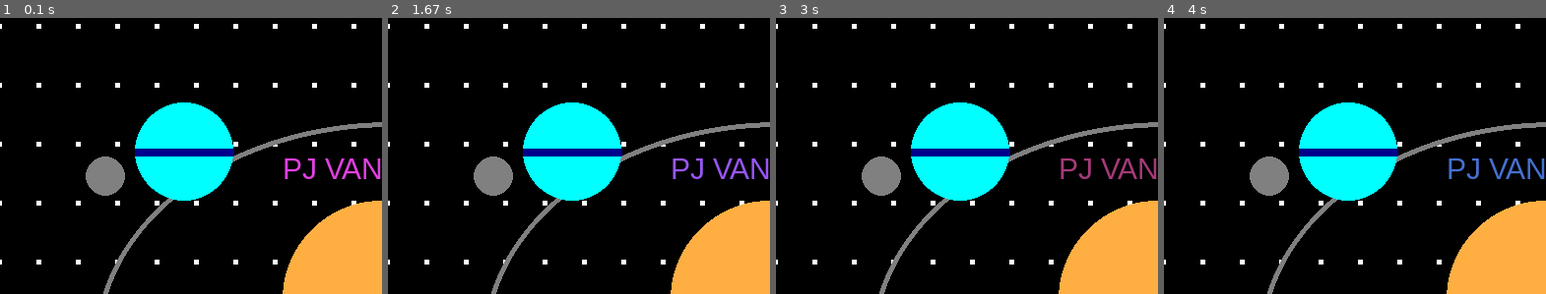
Above: before the commit, frames 1-4 (left to right).
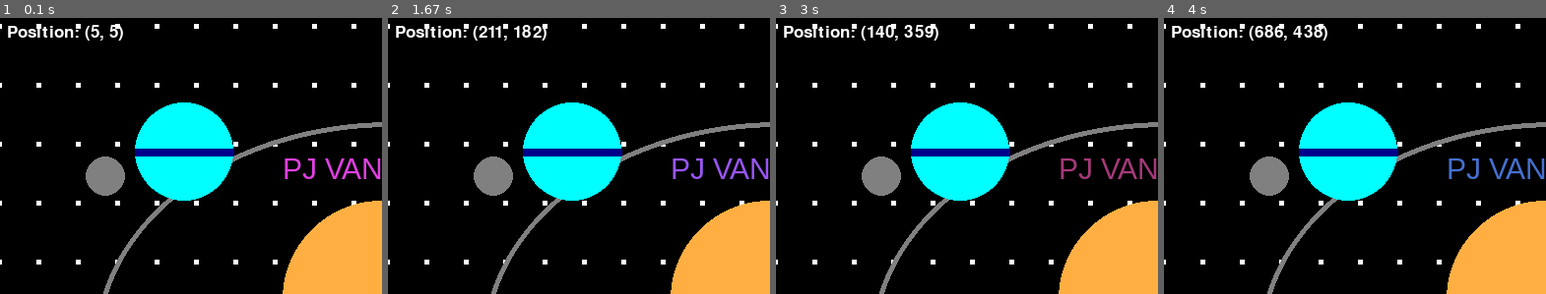
Above: after the commit, the same moments.

Repository: PhilemonVanDussen/pygame-background-scene
Game: pygame game, started from main.py
Two runs of this game, one before a commit and one after it. Both use one fixed random seed, a clock stepped at 60 frames per second and the inputs below.
Inputs (mouse positions are % of the whole screen's width and height, from its top left):
- Up to frame 1 (0.1 s): no input
- Up to frame 2 (1.67 s): click (51, 51) at 0.38 s; click (61, 75) at 0.72 s; click (89, 88) at 1.05 s; click (27, 30) at 1.38 s
- Up to frame 3 (3 s): click (51, 64) at 1.72 s; click (36, 29) at 2.05 s; click (87, 79) at 2.38 s; click (18, 61) at 2.72 s
- Up to frame 4 (4 s): click (21, 30) at 3.05 s; click (27, 70) at 3.38 s; click (88, 75) at 3.72 s
The pictures show only the part of the screen within x 1-51%, y 0-50%; the shares and areas given below are measured in that part.

The runs differ from the first frame. In frame 1, 0.6% of the frame differs, in the area x 2-33%, y 2-9%; in frame 2, 0.8%; in frame 3, 0.9%; in frame 4, 0.9%, in the area x 2-43%, y 2-9%.

Commit message:
Update main.py

Diff:
--- a/main.py
+++ b/main.py
@@ -94,7 +94,10 @@
         random_col = random.randrange(255), random.randrange(255), random.randrange(255)
         draw_text(screen, 'PJ VANDUSSSEN', text_font, random_col, 300, 150)
 
-
+        font = pygame.font.Font(None, 25)
+        x, y = pygame.mouse.get_pos()
+        text = font.render(f'Position: ({x}, {y})', True, (255, 255, 255))
+        screen.blit(text, (20, 20))
         pygame.display.flip()
 
         # Limit the frame rate to the specified frames per second
